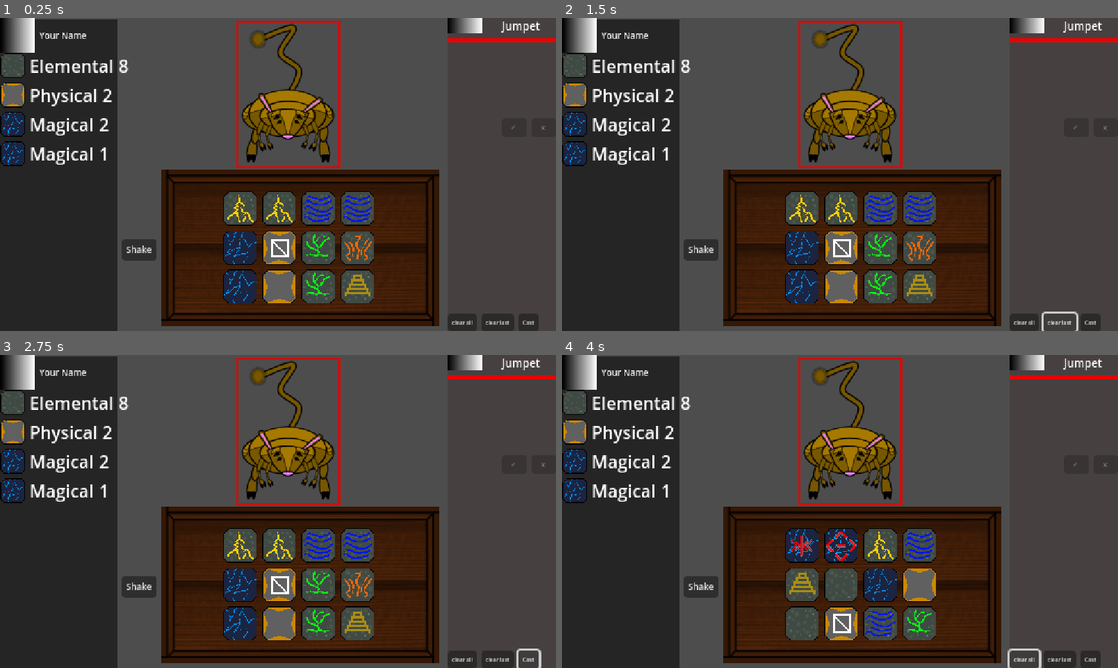
Above: before the commit, frames 1-4 (two rows, left to right).
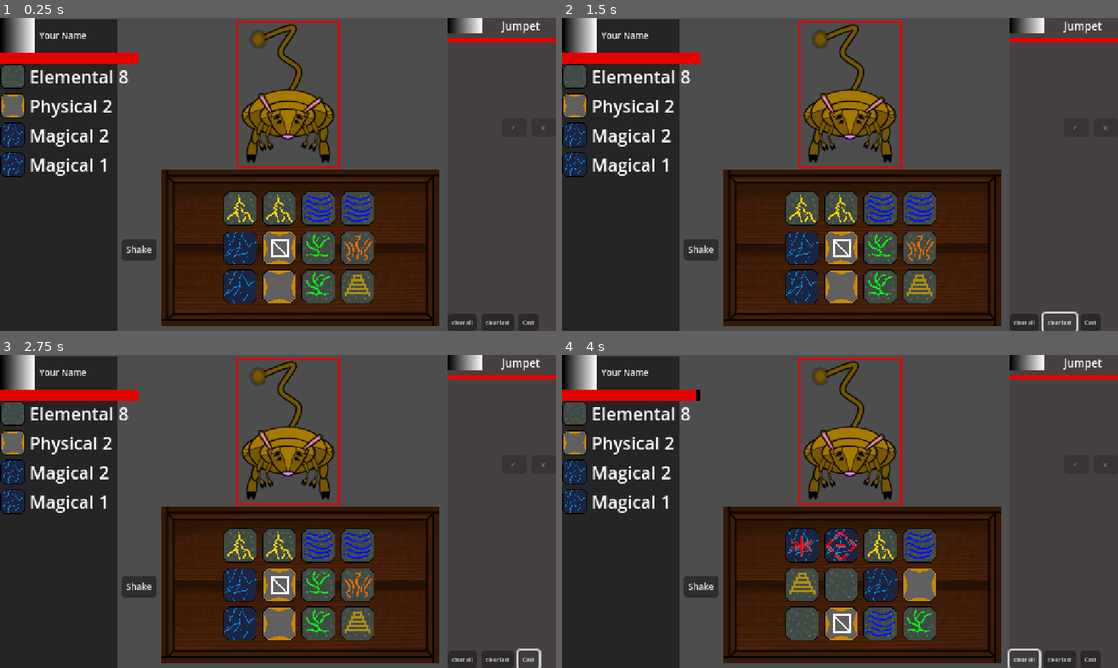
Above: after the commit, the same moments.

Repository: brianhall1313/rune-box-dice-roller
Game: Godot game, scene res://scenes/encounter.tscn
Same seed, same stepped clock (60 frames per second), same inputs: the game is played once before the commit and once after it. The project has no main scene, so this scene is started directly.
Inputs:
- Up to frame 1 (0.25 s): no input
- Up to frame 2 (1.5 s): click "clear all" at 0.5 s; click "clear last" at 1.25 s
- Up to frame 3 (2.75 s): click "Cast" at 2 s
- Up to frame 4 (4 s): click "Shake" at 2.75 s; click "clear all" at 3.5 s

The runs differ from the first frame. In frame 1, 4.2% of the frame differs, in the area x 0-25%, y 11-51%; in frame 2, 4.2%; in frame 3, 4.2%; in frame 4, 4.2%.

Commit message:
minor ui tweaks, started working on damage types

Diff:
--- /dev/null
+++ b/damage.gd
@@ -0,0 +1,9 @@
+extends Node
+class_name Damage
+
+@export var damage: int = 0
+@export var type: String = 'null'
+
+func setup(new_damage:int, new_type:String)->void:
+	damage = new_damage
+	type = new_type
--- a/scenes/encounter.gd
+++ b/scenes/encounter.gd
@@ -103,6 +103,8 @@
 func _update_ui():
 	show_enemy_information()
 	ui.update_right_panel({"queue":spell_queue,"active":current_spell_selection})
+	ui.update_player_information(scene_player)
+
 
 func enemy_selected(enemy:Monster) -> void:
 	if current_enemy:
--- a/scenes/liminal.gd
+++ b/scenes/liminal.gd
@@ -7,7 +7,7 @@
 	player_info.text = ("player " + PlayerManager.player_name + "\n" +
 	"      player health: " + str(PlayerManager.health) + "/" + str(PlayerManager.max_health) + "\n" +
 	"		stories: " + str(PlayerManager.stories) + "\n" +
-	"		exp: " + str(PlayerManager.exp)
+	"		exp: " + str(PlayerManager.experience)
 	)
 
 
--- a/scenes/player_info_element.gd
+++ b/scenes/player_info_element.gd
@@ -3,6 +3,7 @@
 @onready var player_portrait = $VBoxContainer/player_info/player_portrait
 @onready var player_name = $VBoxContainer/player_info/player_name
 # Called when the node enters the scene tree for the first time.
+@onready var player_health: ProgressBar = $VBoxContainer/player_health
 
 var dice_list = []
 func _ready() -> void:
@@ -24,3 +25,7 @@
 		{"name": "magic", "type": "arcane", "faces": ["echo", "echo", "reflect", "reflect", "", ""]},
 	]
 	# pass a dice list to dice_inventory (raw or count unique above)
+
+func update_player_information(scene_player:player)->void:
+	player_health.max_value = scene_player.max_health
+	player_health.value = scene_player.health
--- a/scenes/player_info_element.tscn
+++ b/scenes/player_info_element.tscn
@@ -8,6 +8,12 @@
 [sub_resource type="GradientTexture1D" id="GradientTexture1D_5cfcg"]
 gradient = SubResource("Gradient_ohbm4")
 width = 32
+
+[sub_resource type="StyleBoxFlat" id="StyleBoxFlat_o6cdi"]
+bg_color = Color(0, 0, 0, 1)
+
+[sub_resource type="StyleBoxFlat" id="StyleBoxFlat_n4knb"]
+bg_color = Color(0.901961, 0, 0, 1)
 
 [node name="player_info_element" type="Control"]
 layout_mode = 3
@@ -46,5 +52,14 @@
 text = "Defaulty Defaulter
 "
 
+[node name="player_health" type="ProgressBar" parent="VBoxContainer"]
+custom_minimum_size = Vector2(0, 10)
+layout_mode = 2
+theme_override_styles/background = SubResource("StyleBoxFlat_o6cdi")
+theme_override_styles/fill = SubResource("StyleBoxFlat_n4knb")
+step = 1.0
+value = 50.0
+show_percentage = false
+
 [node name="dice_inventory" parent="VBoxContainer" instance=ExtResource("1_biodx")]
 layout_mode = 2
--- a/scenes/ui.gd
+++ b/scenes/ui.gd
@@ -17,3 +17,6 @@
 
 func toggle_shake(active:bool)->void:
 	active_panel.toggle_shake(active)
+
+func update_player_information(scene_player:player) -> void:
+	player_info_element.update_player_information(scene_player)
Not shown: 1 places in scenes/player_info_element.tscn that only renumber resources
